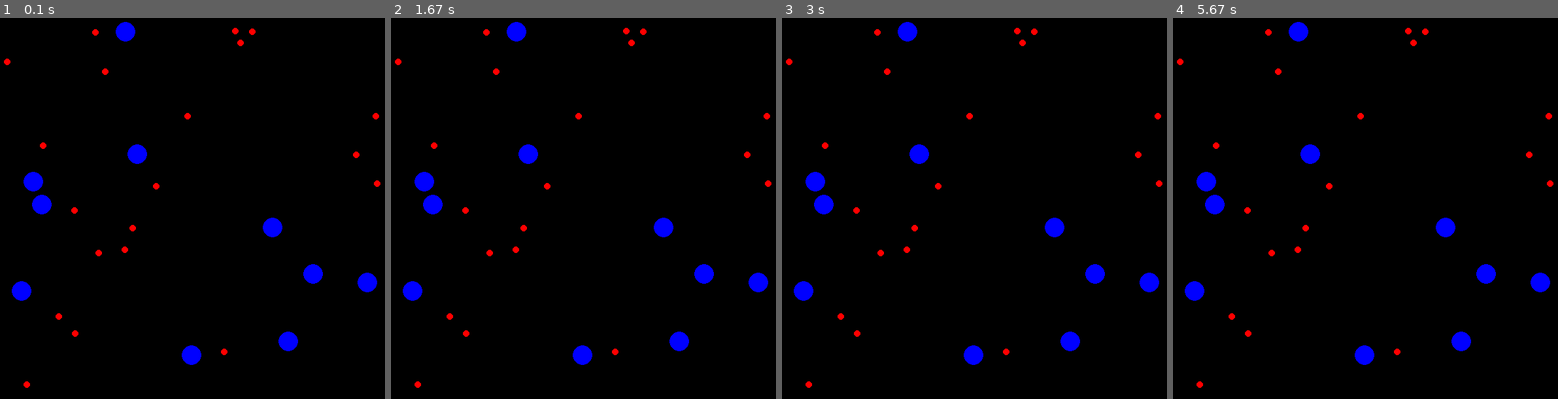
Above: before the commit, frames 1-4 (left to right).
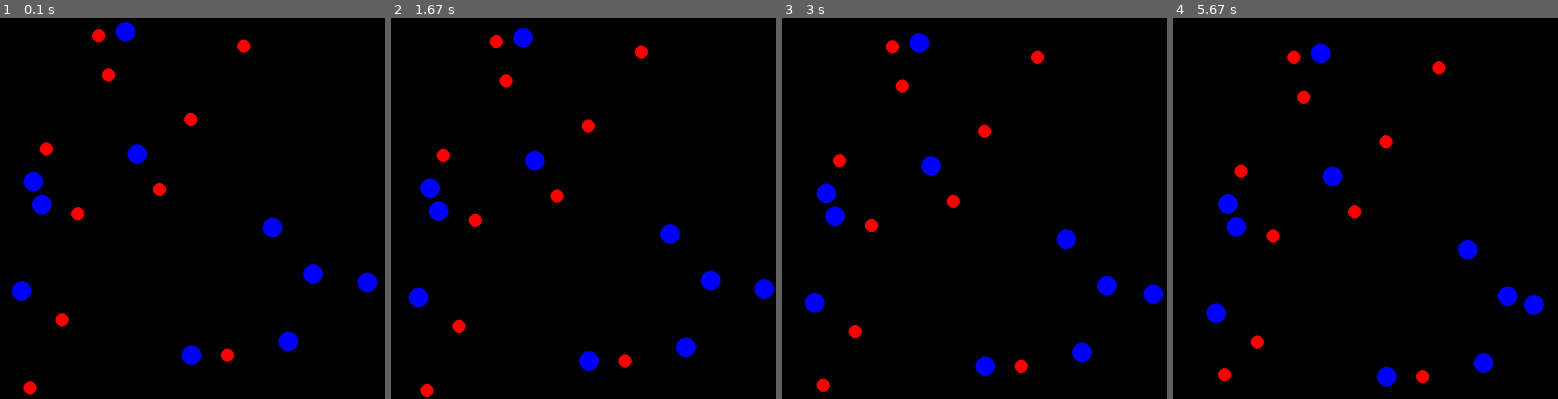
Above: after the commit, the same moments.

Repository: Marihbn/Cinetica_quimica_4_semestre
Game: pygame game, started from simulacao_gases.py
The game is run twice, just before and just after one commit, with the same random seed, the same clock (stepped at 60 frames per second) and the same inputs.
Inputs:
- Up to frame 1 (0.1 s): no input
- Up to frame 2 (1.67 s): no input
- Up to frame 3 (3 s): no input
- Up to frame 4 (5.67 s): no input

The runs differ from the first frame. In frame 1, 1.0% of the frame differs, in the area x 1-99%, y 2-99%; in frame 2, 3.6%; in frame 3, 4.9%; in frame 4, 5.3%, in the area x 1-99%, y 1-98%.

Commit message:
plot colisão ruim

Diff:
--- a/simulacao_gases.py
+++ b/simulacao_gases.py
@@ -17,7 +17,7 @@
 
 def colisao_particulas(p1, p2):
     d = distancia_euclidiana(p1, p2)
-    if d < (p1.raio + p2.raio):
+    if d <= (p1.raio + p2.raio):
         if np.dot(velocidade_relativa(p1, p2), distancia(p1, p2)) < 0:
             dx = p2.posicao[0] - p1.posicao[0]
             dy = p2.posicao[1] - p1.posicao[1]
@@ -26,8 +26,7 @@
             V2_rt = M @ p2.velocidade
             alfa = p1.massa/p2.massa
             beta = p2.massa/p1.massa
-            V1_rt[0] = ((1-alfa)/(1+alfa))*V1_rt + (2/(1+alfa))*V2_rt
-            V2_rt[0] = ((1-beta)/(1+beta))*V2_rt + (2/(1+beta))*V1_rt
+            V1_rt[0], V2_rt[0] = ((1-alfa)/(1+alfa))*V1_rt[0] + (2/(1+alfa))*V2_rt[0], ((1-beta)/(1+beta))*V2_rt[0] + (2/(1+beta))*V1_rt[0]
             p1.velocidade = np.linalg.solve(M, V1_rt)
             p2.velocidade = np.linalg.solve(M, V2_rt)
             return
@@ -50,7 +49,8 @@
             self.velocidade[1] *= -1
 
     def __add__(self, dt):
-        return self.posicao + self.velocidade*dt
+        self.posicao = self.posicao + self.velocidade*dt
+        return
 
     def desenhar(self, superficie):
         pygame.draw.circle(superficie, self.cor, (self.posicao[0], self.posicao[1]), self.raio)
@@ -75,13 +75,13 @@
         particulas = []
 
         for _ in range(self.numero_de_particulas_1):
-            raio = self.raio_particula_1  # Escolhe um tamanho da lista
-            particula = Particula(np.random.randint(self.raio_particula_1, self.largura - self.raio_particula_1), np.random.randint(self.raio_particula_1, self.altura - self.raio_particula_1), 5, 5, raio, azul)
+            raio_1 = self.raio_particula_1  # Escolhe um tamanho da lista
+            particula = Particula(np.random.randint(self.raio_particula_1, self.largura - self.raio_particula_1), np.random.randint(self.raio_particula_1, self.altura - self.raio_particula_1), 5, 5, raio_1, azul)
             particulas.append(particula)
 
         for _ in range(self.numero_de_particulas_2):
-            raio = self.raio_particula_2  # Escolhe um tamanho da lista
-            particula = Particula(np.random.randint(self.raio_particula_2, self.largura - self.raio_particula_2), np.random.randint(self.raio_particula_2, self.altura - self.raio_particula_2), 5, 5, raio, vermelho)
+            raio_2 = self.raio_particula_2  # Escolhe um tamanho da lista
+            particula = Particula(np.random.randint(self.raio_particula_2, self.largura - self.raio_particula_2), np.random.randint(self.raio_particula_2, self.altura - self.raio_particula_2), 5, 5, raio_2, vermelho)
             particulas.append(particula)
 
 
@@ -105,11 +105,11 @@
                     colisao_particulas(particulas[i], particulas[j])
 
             pygame.display.update()
-            clock.tick(60/dt)
+            clock.tick(10000/(dt**2))
 
         pygame.quit()
 
-Sistema_particulas = Sistema(100, 360000, 10, 20, 15, 5)
+Sistema_particulas = Sistema(100, 360000, 10, 10, 15, 10)
 
 if __name__ == "__main__":
-    Sistema_particulas.main(0.05)
+    Sistema_particulas.main(0.01)
